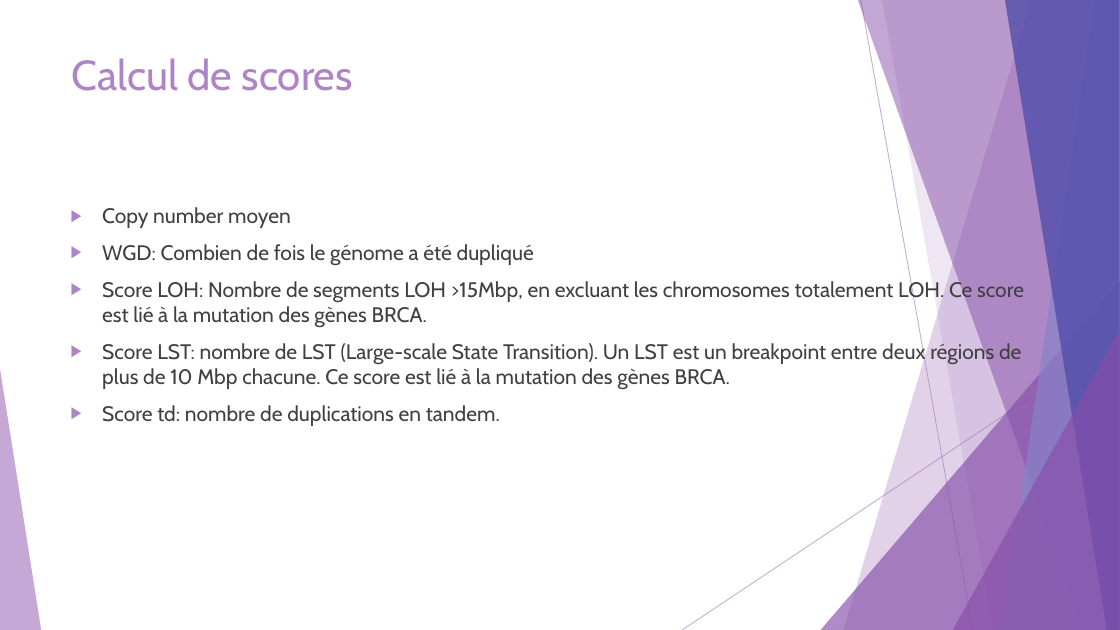
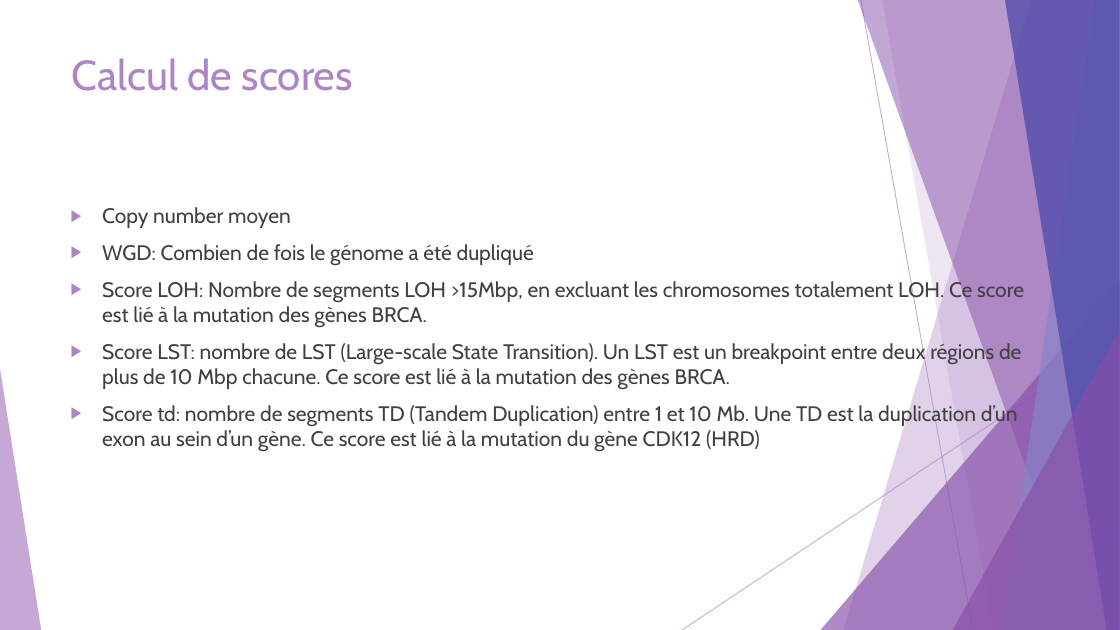
Before and after one commit to Elie-Bordron/DEA-dataviz, a slide deck: slide 17 of docs/docs_I_made/slides/OncoscanR.pptx (slide 13 before the commit). Drawn at 1120x630 pixels with LibreOffice and Linux fonts; fonts in the diff are those of the drawing. Boxes give left, top, right and bottom in pixels: in the first picture for what was removed or moved away, otherwise in the second. Text is boxed around its words. In the diff, an @@ line names an element or a change of style, - is before the commit and + after.

```diff
--- a/docs/docs_I_made/slides/OncoscanR.pptx
+++ b/docs/docs_I_made/slides/OncoscanR.pptx
@@ text at [102, 403, 1018, 452]: text changed @@
-▶ Score td: nombre de duplications en tandem.
+▶ Score td: nombre de segments TD (Tandem Duplication) entre 1 et 10 Mb. Une TD est la duplication d’un exon au sein d’un gène. Ce score est lié à la mutation du gène CDK12 (HRD)
```
Also in this commit, not shown: 6 other slides changed, 5 slides added, 1 slide removed, 29 other files.
